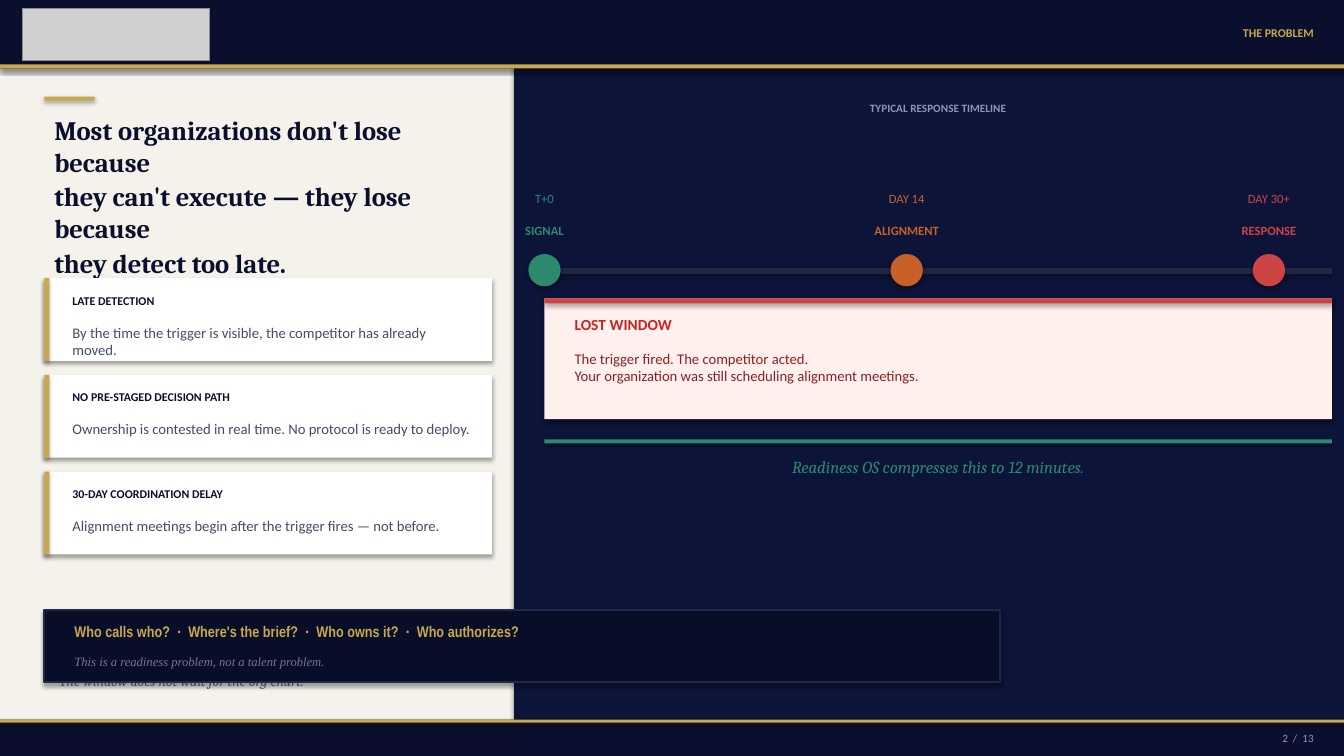
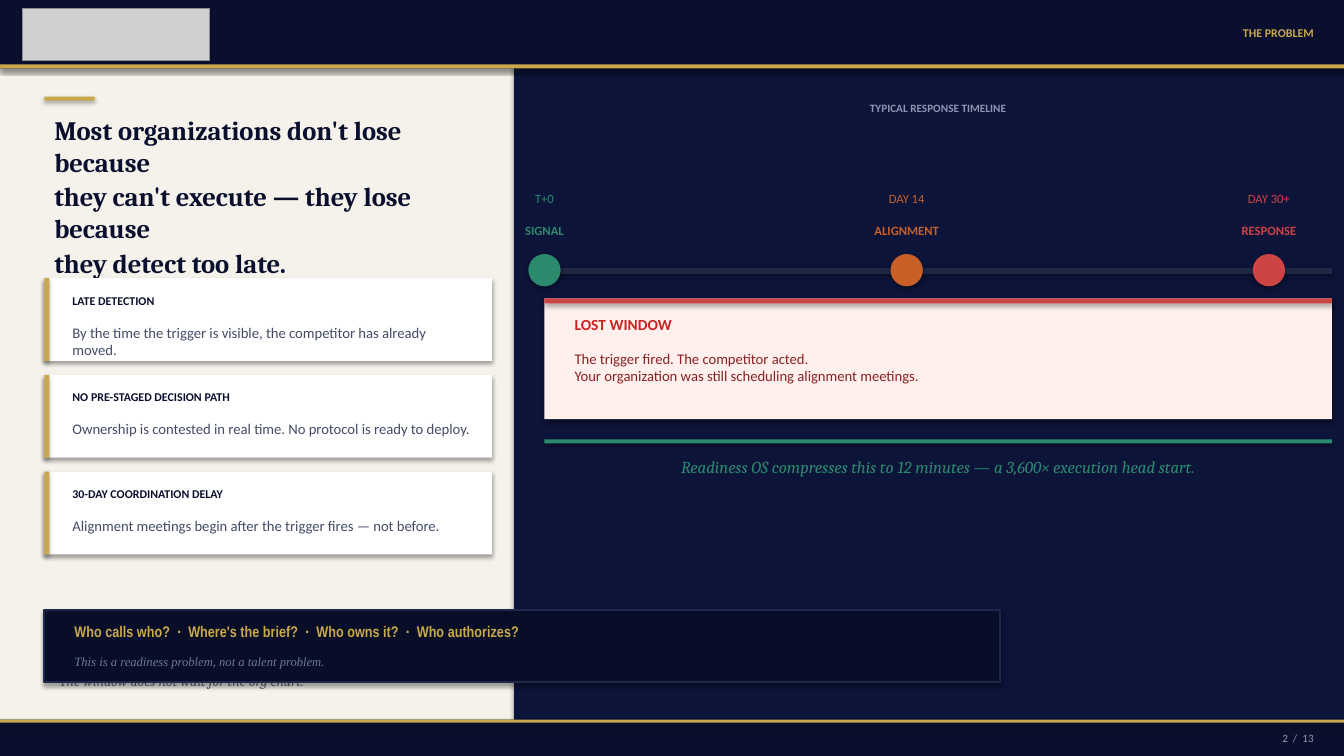
Before and after one commit to mbrunke18/CodePlatform1, a slide deck: slide 2 of attached_assets/VaughnMartin_Pitch_Deck_12Slide_FINAL.pptx. Drawn at 1344x756 pixels with LibreOffice and Linux fonts; fonts in the diff are those of the drawing; grey boxes stand for pictures. Boxes give left, top, right and bottom in pixels: in the first picture for what was removed or moved away, otherwise in the second. Text is boxed around its words. In the diff, an @@ line names an element or a change of style, - is before the commit and + after.

Commit message:
Fix slide 1 & 13 overflow, full deck audit pass
OVERLAP FIXES:
- Slide 1: Headline font 40pt → 36pt + box height extended to 2.30in — prevents 3-line overflow into subline below
- Slide 13 (Close): Hero text 20pt → 18pt + box height 0.86 → 1.10in — fixes 3-line overflow; all content below shifted down 0.24in; overlapping Rectangle 11 cleared (was stacking on top of NEXT STEP panel)

RETIRED TERM FIXES (from full audit):
- Slide 8: "72 hours" → "Response window open" (retired metric)
- Slide 9: "Shareholder Defense Fund" → "Shareholder Protection Fund" (football terminology)
- Slide 10: "defense advisor deck" → "activist response deck" (football terminology)

MISSING METRIC ADDED:
- Slide 2: "3,600× execution head start" added to the 30-day compression closing line

FINAL AUDIT RESULTS (all clean):
- Zero retired terms
- 3,600× ✓ | 12 minutes ✓ | 170 Readiness Protocols ✓ | Founding Partner ✓
- No placeholder text
- All 13 pages numbered correctly (X / 13)

```diff
--- a/attached_assets/VaughnMartin_Pitch_Deck_12Slide_FINAL.pptx
+++ b/attached_assets/VaughnMartin_Pitch_Deck_12Slide_FINAL.pptx
@@ text at box(681, 461, 1195, 477): text changed @@
-Readiness OS compresses this to 12 minutes.
+Readiness OS compresses this to 12 minutes — a 3,600× execution head start.
```
Also in this commit, not shown: 3 other slides changed, 1 other file.
